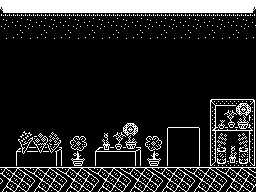
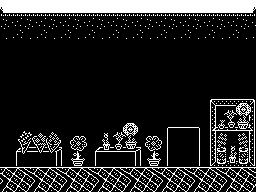
Layer changes from the first 256 x 192 image to the second:
added layer "FlowersForMerisWorldModel" above "Painting Flowers 001" over (45, 137, 49, 144)
hid "Painting Flowers 001", moved it above "Painting Flowers 002" over (45, 137, 49, 144)
moved "Painting Flowers 002" above "Painting Flowers 003" over (31, 137, 49, 144)
